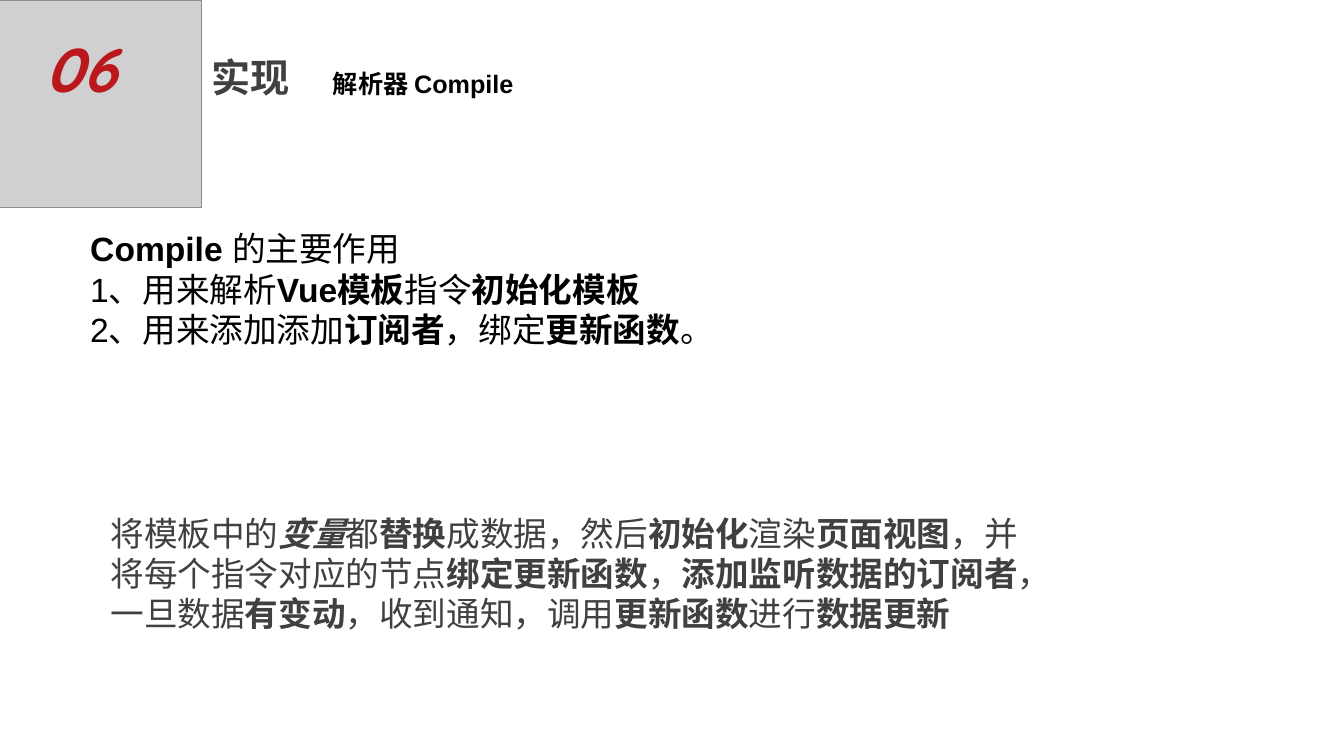
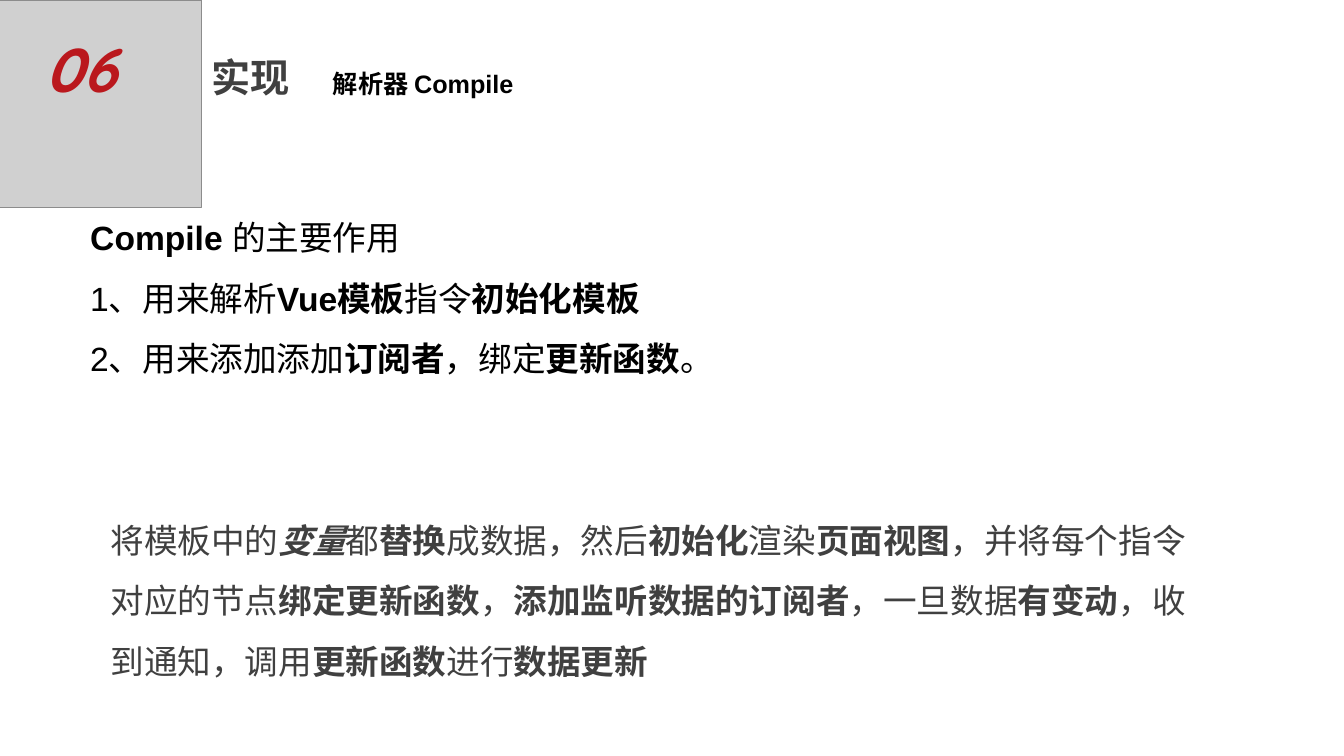
Before and after one commit to JackieDYH/DemoTest, a slide deck: slide 7 of vue测试/双向绑定/Vue双向绑定原理及实现-数据响应式原理-代应豪.pptx. Drawn at 1344x756 pixels with LibreOffice and Linux fonts; fonts in the diff are those of the drawing; grey boxes stand for pictures; background and template pictures are left out. Boxes give left, top, right and bottom in pixels: in the first picture for what was removed or moved away, otherwise in the second. Text is boxed around its words. In the diff, an @@ line names an element or a change of style, - is before the commit and + after.

Commit message:
更新ppt

```diff
--- a/vue测试/双向绑定/Vue双向绑定原理及实现-数据响应式原理-代应豪.pptx
+++ b/vue测试/双向绑定/Vue双向绑定原理及实现-数据响应式原理-代应豪.pptx
@@ text "Compile 的主要作用": place and size @@
-text "Compile 的主要作用" at <box>90,232,714,346</box>
+text "Compile 的主要作用" at <box>90,221,714,375</box>
@@ text "Compile 的主要作用" at <box>90,221,714,375</box>: line spacing 1 to 1.5 @@
@@ text "将模板中的变量都替换成数据，然后初始化渲染页面视图，并将每个指令对应的节点绑定更新函数，添加监听数据的订阅者，一旦数据有 ..." at <box>111,524,1186,678</box>: line spacing 1 to 1.5 @@
@@ text "将模板中的变量都替换成数据，然后初始化渲染页面视图，并将每个指令对应的节点绑定更新函数，添加监听数据的订阅者，一旦数据有 ...": place and size @@
-text "将模板中的变量都替换成数据，然后初始化渲染页面视图，并将每个指令对应的节点绑定更新函数，添加监听数据的订阅者，一旦数据有 ..." at <box>110,517,1051,630</box>
+text "将模板中的变量都替换成数据，然后初始化渲染页面视图，并将每个指令对应的节点绑定更新函数，添加监听数据的订阅者，一旦数据有 ..." at <box>111,524,1186,678</box>
```
Also in this commit, not shown: 8 other slides changed.
